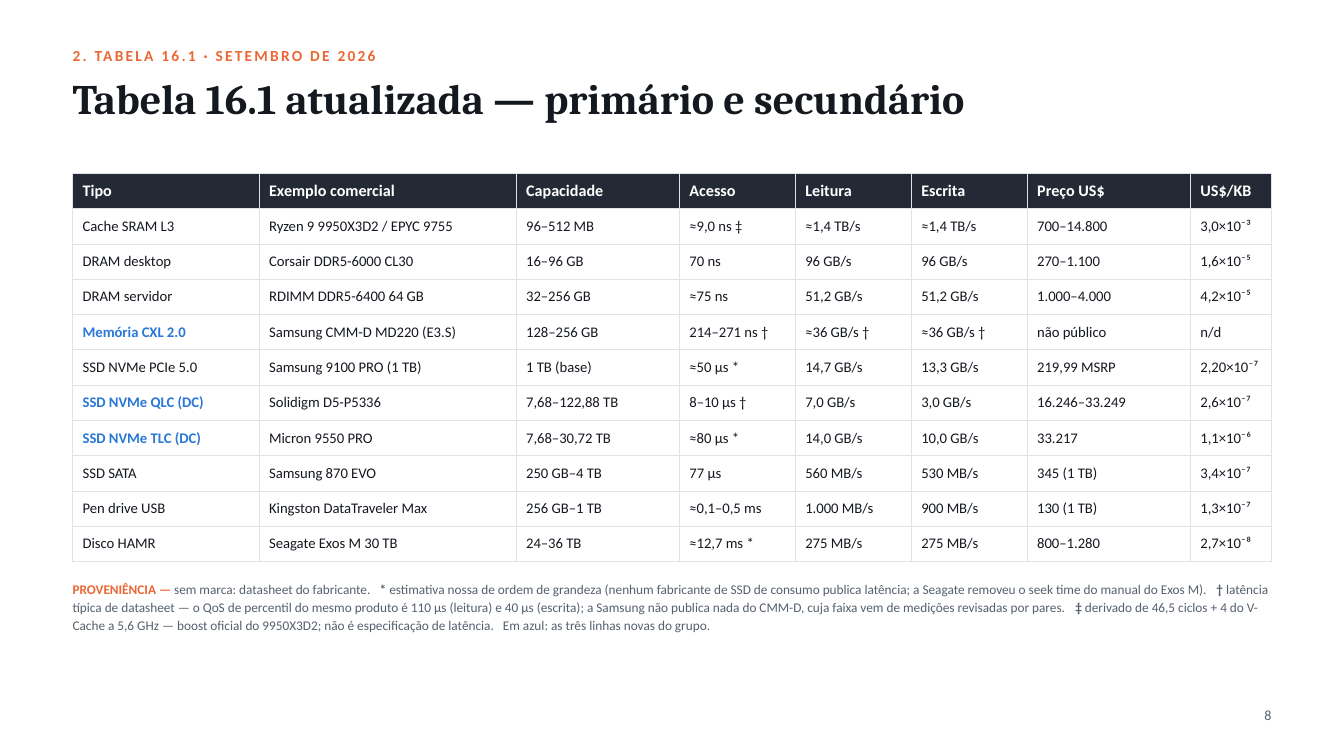
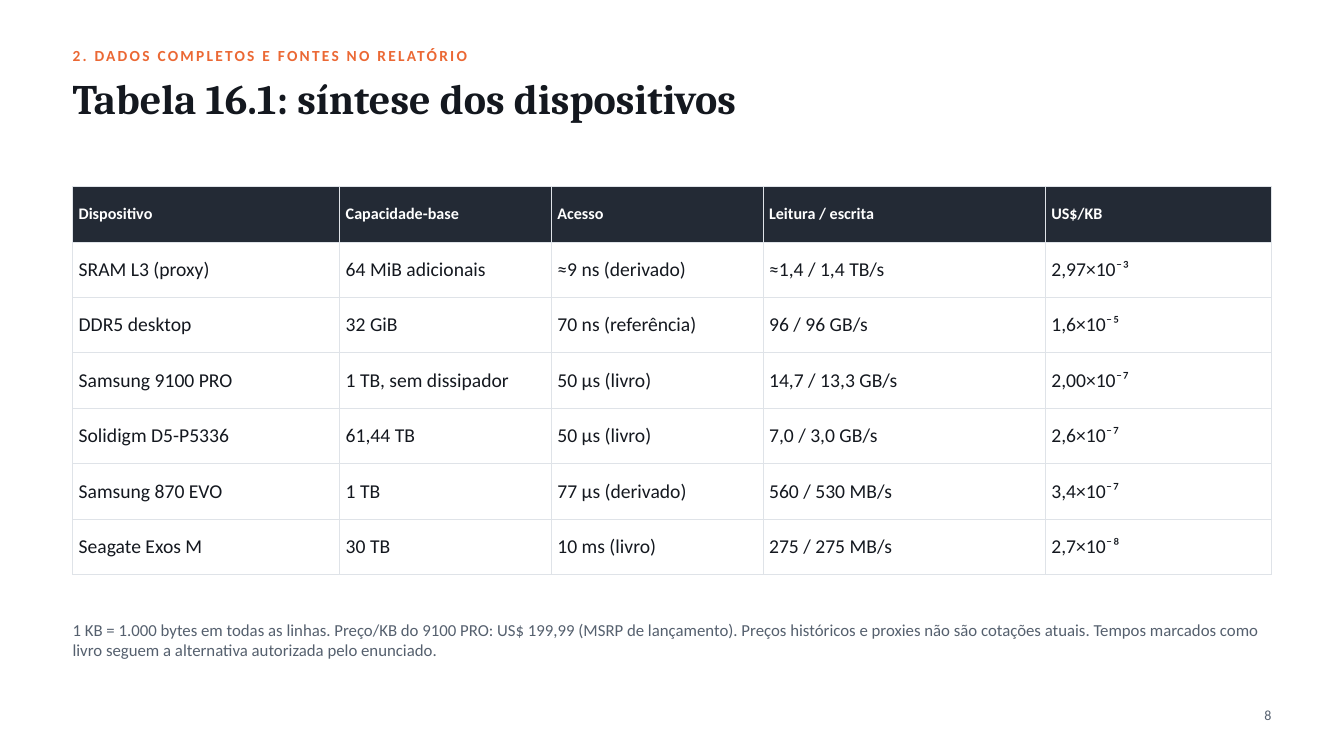
Before and after one commit to guilherme-hu/Trabalho-CBD, a slide deck: slide 9 of Storage e Interfaces/Slides_Armazenamento_SBD.pptx. Drawn at 1344x756 pixels with LibreOffice and Linux fonts; fonts in the diff are those of the drawing. Boxes give left, top, right and bottom in pixels: in the first picture for what was removed or moved away, otherwise in the second. Text is boxed around its words. In the diff, an @@ line names an element or a change of style, - is before the commit and + after.

Commit message:
Revisa entregas de Storage e NAS/SAN/AST
Corrige unidades, preços e afirmações técnicas dos relatórios.

Enxuga e regenera PDFs, apresentações e gráficos, preservando os requisitos dos enunciados.

Fortalece os verificadores de consistência e normaliza a estrutura dos arquivos PPTX.

```diff
--- a/Storage e Interfaces/Slides_Armazenamento_SBD.pptx
+++ b/Storage e Interfaces/Slides_Armazenamento_SBD.pptx
@@ text at (73, 51, 222, 61): text changed @@
-2. TABELA 16.1 · SETEMBRO DE 2026
+2. DADOS COMPLETOS E FONTES NO RELATÓRIO
@@ text at (73, 84, 736, 123): text changed @@
-Tabela 16.1 atualizada — primário e secundário
+Tabela 16.1: síntese dos dispositivos
@@ table at (73, 187, 1271, 561) @@
-Tipo | Exemplo comercial | Capacidade | Acesso | Leitura | Escrita | Preço US$ | US$/KB
-Cache SRAM L3 | Ryzen 9 9950X3D2 / EPYC 9755 | 96–512 MB | ≈9,0 ns ‡ | ≈1,4 TB/s | ≈1,4 TB/s | 700–14.800 | 3,0×10⁻³
-DRAM desktop | Corsair DDR5-6000 CL30 | 16–96 GB | 70 ns | 96 GB/s | 96 GB/s | 270–1.100 | 1,6×10⁻⁵
-DRAM servidor | RDIMM DDR5-6400 64 GB | 32–256 GB | ≈75 ns | 51,2 GB/s | 51,2 GB/s | 1.000–4.000 | 4,2×10⁻⁵
-Memória CXL 2.0 | Samsung CMM-D MD220 (E3.S) | 128–256 GB | 214–271 ns † | ≈36 GB/s † | ≈36 GB/s † | não público | n/d
-SSD NVMe PCIe 5.0 | Samsung 9100 PRO (1 TB) | 1 TB (base) | ≈50 µs * | 14,7 GB/s | 13,3 GB/s | 219,99 MSRP | 2,20×10⁻⁷
-SSD NVMe QLC (DC) | Solidigm D5-P5336 | 7,68–122,88 TB | 8–10 µs † | 7,0 GB/s | 3,0 GB/s | 16.246–33.249 | 2,6×10⁻⁷
-SSD NVMe TLC (DC) | Micron 9550 PRO | 7,68–30,72 TB | ≈80 µs * | 14,0 GB/s | 10,0 GB/s | 33.217 | 1,1×10⁻⁶
-SSD SATA | Samsung 870 EVO | 250 GB–4 TB | 77 µs | 560 MB/s | 530 MB/s | 345 (1 TB) | 3,4×10⁻⁷
-Pen drive USB | Kingston DataTraveler Max | 256 GB–1 TB | ≈0,1–0,5 ms | 1.000 MB/s | 900 MB/s | 130 (1 TB) | 1,3×10⁻⁷
-Disco HAMR | Seagate Exos M 30 TB | 24–36 TB | ≈12,7 ms * | 275 MB/s | 275 MB/s | 800–1.280 | 2,7×10⁻⁸
+Dispositivo | Capacidade-base | Acesso | Leitura / escrita | US$/KB
+SRAM L3 (proxy) | 64 MiB adicionais | ≈9 ns (derivado) | ≈1,4 / 1,4 TB/s | 2,97×10⁻³
+DDR5 desktop | 32 GiB | 70 ns (referência) | 96 / 96 GB/s | 1,6×10⁻⁵
+Samsung 9100 PRO | 1 TB, sem dissipador | 50 µs (livro) | 14,7 / 13,3 GB/s | 2,00×10⁻⁷
+Solidigm D5-P5336 | 61,44 TB | 50 µs (livro) | 7,0 / 3,0 GB/s | 2,6×10⁻⁷
+Samsung 870 EVO | 1 TB | 77 µs (derivado) | 560 / 530 MB/s | 3,4×10⁻⁷
+Seagate Exos M | 30 TB | 10 ms (livro) | 275 / 275 MB/s | 2,7×10⁻⁸
@@ table: place and size @@
-table at (73, 173, 1271, 555)
+table at (73, 187, 1271, 561)
@@ text at (73, 624, 1258, 659): text changed; size 9.5 to 12 pt @@
-PROVENIÊNCIA — sem marca: datasheet do fabricante. * estimativa nossa de ordem de grandeza (nenhum fabricante de SSD de consumo publica latência; a Seagate removeu o seek time do manual do Exos M). † latência típica de datasheet — o QoS de percentil do mesmo produto é 110 µs (leitura) e 40 µs (escrita); a Samsung não publica nada do CMM-D, cuja faixa vem de medições revisadas por pares. ‡ derivado de 46,5 ciclos + 4 do V-Cache a 5,6 GHz — boost oficial do 9950X3D2; não é especificação de latência. Em azul: as três linhas novas do grupo.
+1 KB = 1.000 bytes em todas as linhas. Preço/KB do 9100 PRO: US$ 199,99 (MSRP de lançamento). Preços históricos e proxies não são cotações atuais. Tempos marcados como livro seguem a alternativa autorizada pelo enunciado.
```
Also in this commit, not shown: 18 other slides changed, 4 slides removed, 19 other files.
